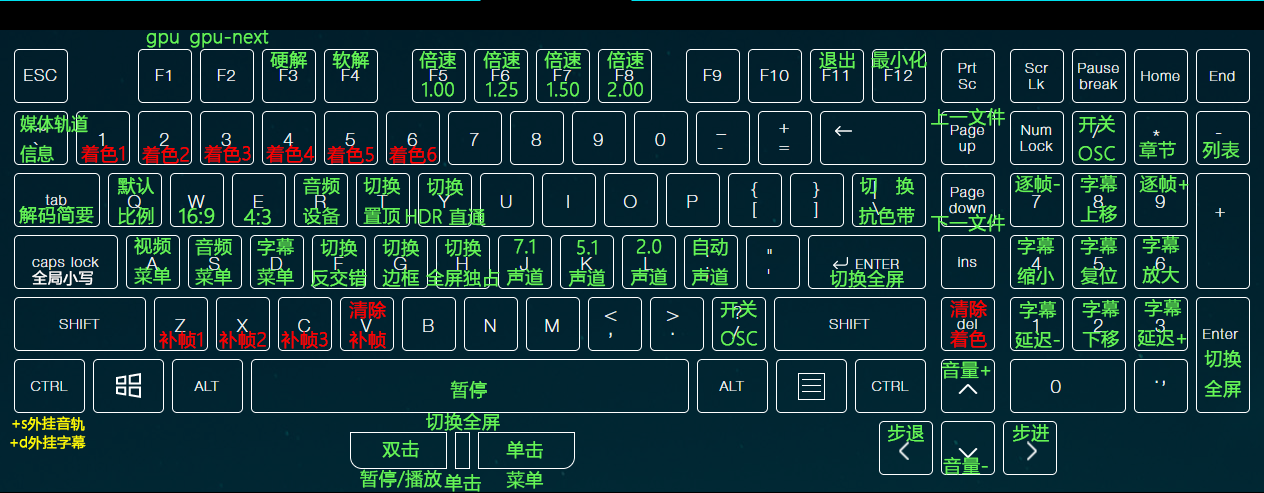
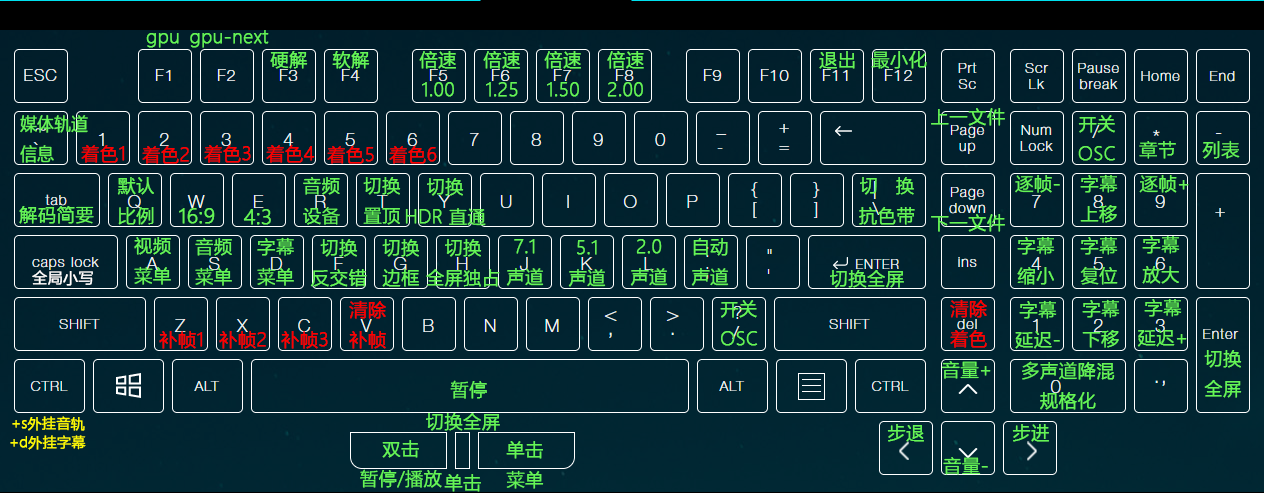
Two versions of the same layered image (1264 x 493). Layer-by-layer changes:
added layer "多声道降混 规格化" above "切换 全屏" over [1022, 361, 1115, 410]
